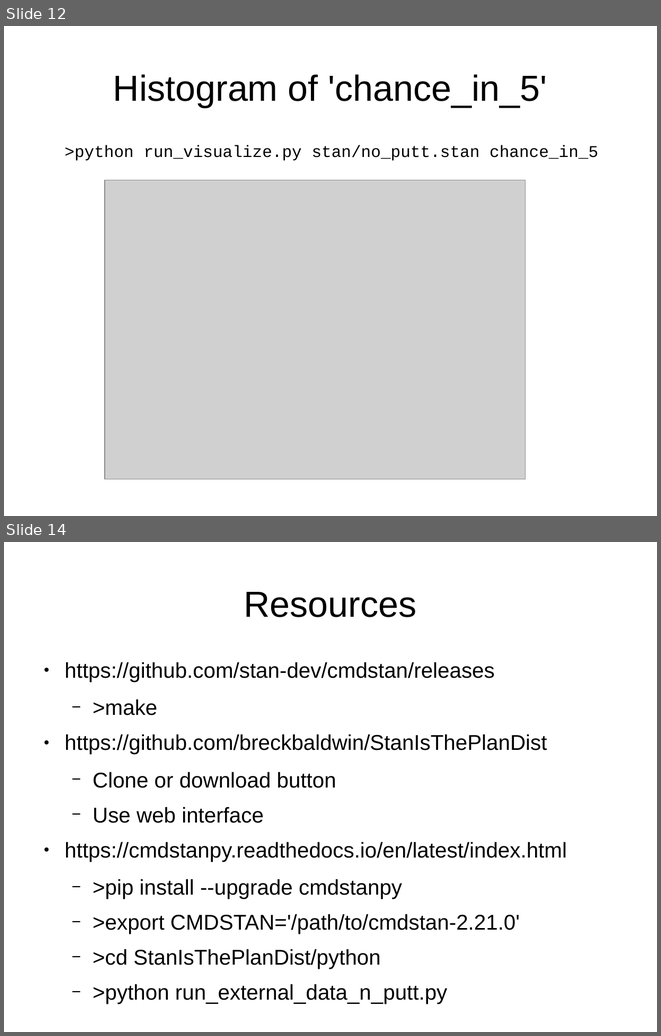
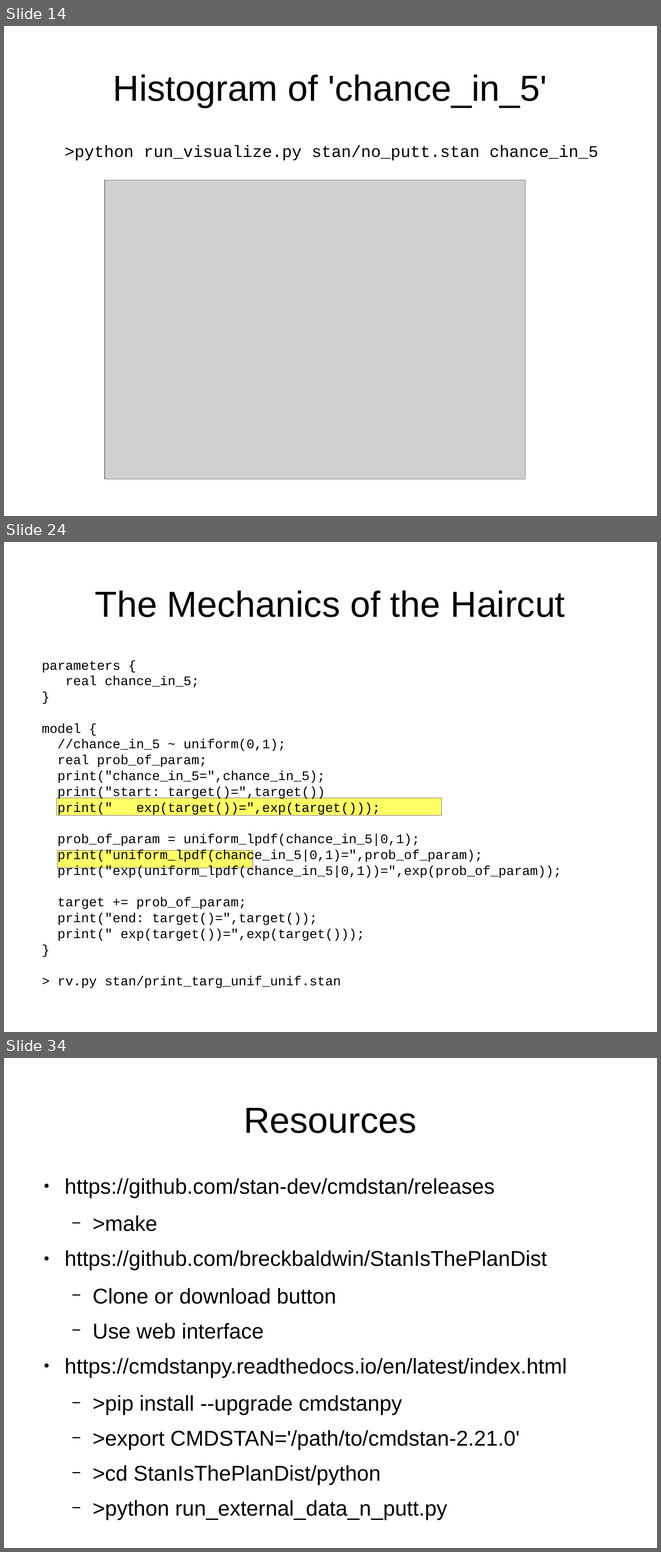
Before and after one commit to breckbaldwin/StanIsThePlanDist, a slide deck: slides/StanIsThePlanPyData.odp. Shown one above the other, each under a label of ours: slides 12 and 14 before the commit, slides 14, 24 and 34 after it; the slides between them are not shown. The pictures are 661x1036 and 661x1552 pixels, drawn with LibreOffice and Linux fonts; fonts in the diff are those of the drawing; grey boxes stand for pictures. Boxes give left, top, right and bottom in pixels: in the first picture for what was removed or moved away, otherwise in the second. Text is boxed around its words. In the diff, an @@ line names an element or a change of style, - is before the commit and + after.

```diff
--- a/slides/StanIsThePlanPyData.odp
+++ b/slides/StanIsThePlanPyData.odp
@@ slide 24 added at box(4, 542, 657, 1032), background #FFFFFF @@
@@ title added at box(95, 590, 565, 617), 44 pt, text #000000 @@
+The Mechanics of the Haircut
@@ text added at box(42, 661, 562, 988), 16 pt, text #000000 @@
+parameters {
+real chance_in_5;
+}
+model {
+//chance_in_5 ~ uniform(0,1);
+real prob_of_param;
+print("chance_in_5=",chance_in_5);
+print("start: target()=",target())
+print(" exp(target())=",exp(target()));
+prob_of_param = uniform_lpdf(chance_in_5|0,1);
+print("uniform_lpdf(chance_in_5|0,1)=",prob_of_param);
+print("exp(uniform_lpdf(chance_in_5|0,1))=",exp(prob_of_param));
+target += prob_of_param;
+print("end: target()=",target());
+print(" exp(target())=",exp(target()));
+}
+> rv.py stan/print_targ_unif_unif.stan
@@ rectangle added at box(56, 797, 442, 815), fill #FFFF66, outline #808080 0 pt @@
@@ rectangle added at box(58, 850, 253, 868), fill #FFFF66, outline #808080 0 pt @@
@@ what was slide 12 is now slide 14 @@
@@ what was slide 14 is now slide 34 @@
```
Also in this commit, not shown: 6 slides changed, 19 other slides added.
